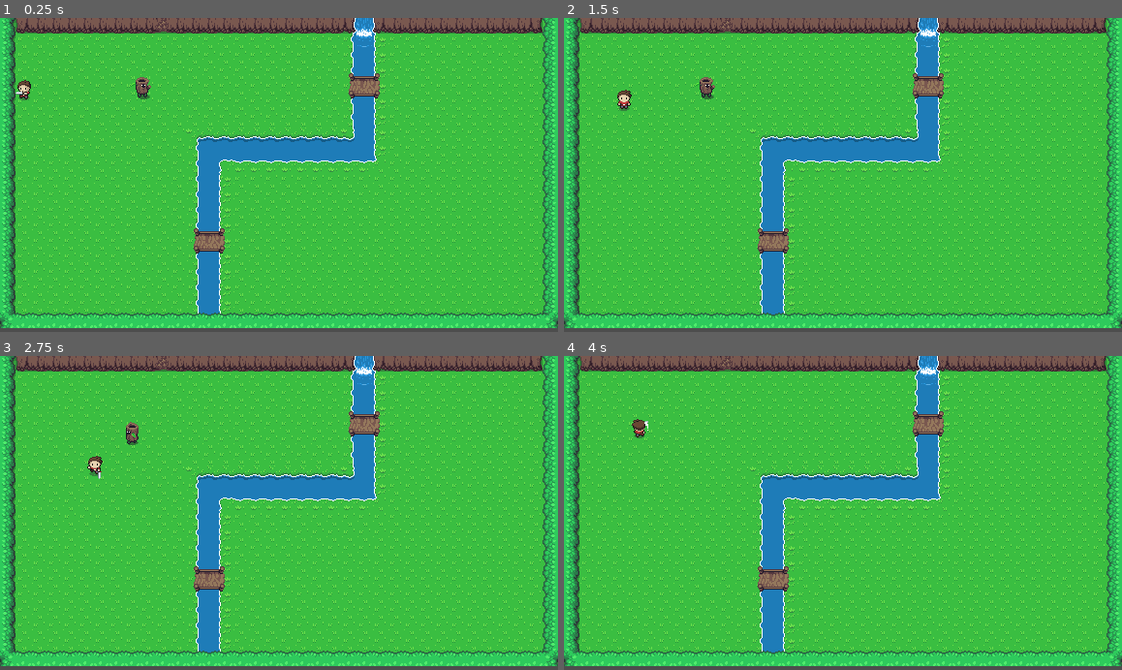
Above: before the commit, frames 1-4 (two rows, left to right).
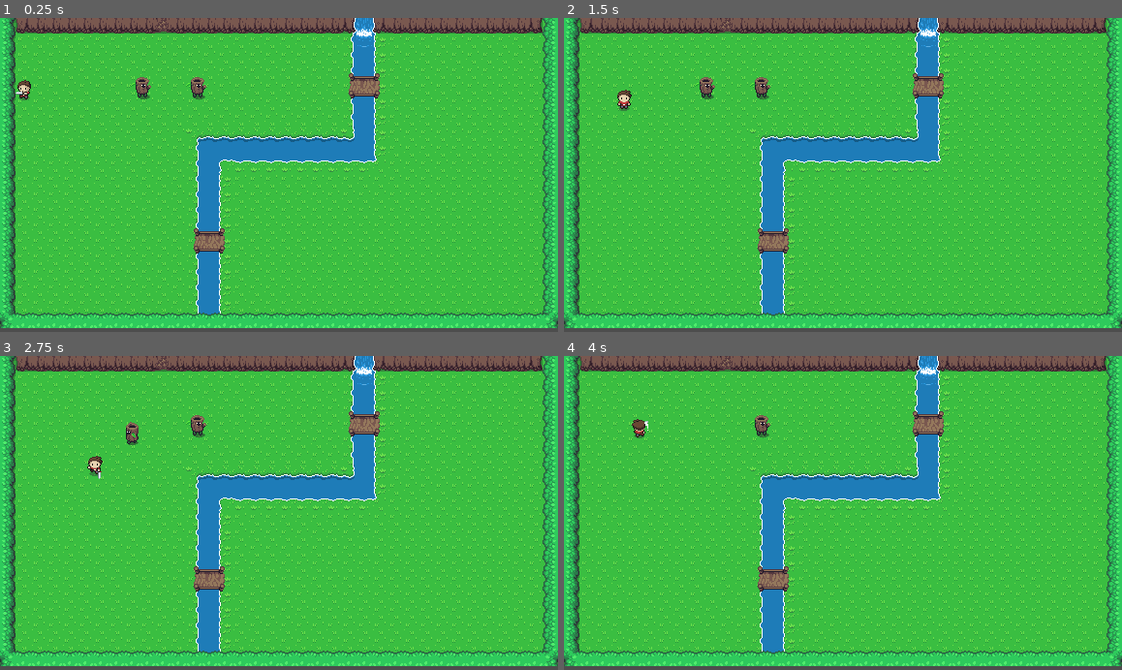
Above: after the commit, the same moments.

Repository: JojSh/Choppa
Game: Godot game, scene res://main.tscn
The game is run twice, just before and just after one commit, with the same random seed, the same clock (stepped at 60 frames per second) and the same inputs.
Inputs:
- Up to frame 1 (0.25 s): no input
- Up to frame 2 (1.5 s): tap Enter at 0.5 s; hold Right (move_right) 0.53-1.28 s; tap Space (attack) at 0.6, 1.35 s; hold Down (move_down) from 1.28 s (still down)
- Up to frame 3 (2.75 s): release Down (move_down) at 2.03 s; hold Right (move_right) from 2.03 s (still down); tap Space (attack) at 2.1 s
- Up to frame 4 (4 s): release Right (move_right) at 2.78 s; hold Up (move_up) 2.78-3.53 s; tap Space (attack) at 2.85, 3.6 s; hold Left (move_left) from 3.53 s (still down)

The runs differ from the first frame. In frame 1, 0.2% of the frame differs, in the area x 33-37%, y 18-26%; in frame 2, 0.2%; in frame 3, 0.2%; in frame 4, 0.2%.

Commit message:
Refactored player hit registering - Used signals to register hits on enemy

Diff:
--- a/Enemy.gd
+++ b/Enemy.gd
@@ -2,13 +2,16 @@
 
 var awarenessRadius : int = 80
 var direction : Vector2
-@onready var target = get_node("/root/Main/Player")
+@onready var player = get_node("/root/Main/Player")
+
+func _ready():
+	player.hit_enemy.connect(take_damage)
 
 func _physics_process (delta):
-	var distanceToTarget = position.distance_to(target.position)
+	var distanceToTarget = position.distance_to(player.position)
 
 	if distanceToTarget < awarenessRadius:
-		direction = (target.position - position).normalized()
+		direction = (player.position - position).normalized()
 		velocity = direction * 40
 		move_and_slide()
 
@@ -29,3 +32,7 @@
 
 func die ():
 	queue_free()
+
+func take_damage(collider):
+	if collider == self:
+		die()
--- a/Player.gd
+++ b/Player.gd
@@ -1,4 +1,6 @@
 extends CharacterBody2D
+
+signal hit_enemy(collider)
 
 var move_speed_px : int = 50
 var facing_direction : Vector2 = Vector2()
@@ -13,9 +15,14 @@
 
 	if Input.is_action_just_pressed("attack"):
 		handle_attack_animation()
-		if $AttackRaycast.is_colliding() and $AttackRaycast.get_collider().is_in_group("Enemies"):
-			if $AttackRaycast.get_collider().has_method("die"):
-				$AttackRaycast.get_collider().die()
+		if colliding_with_enemy():
+			register_hit_on_enemy()
+
+func colliding_with_enemy():
+	return $AttackRaycast.is_colliding() and $AttackRaycast.get_collider().is_in_group("Enemies")
+
+func register_hit_on_enemy():
+	emit_signal("hit_enemy", $AttackRaycast.get_collider())
 
 func handle_walking_animation (direction):
 	if not $AnimatedSprite2D.is_playing():
--- a/main.tscn
+++ b/main.tscn
@@ -3293,11 +3293,6 @@
 layer_0/name = "Base"
 layer_0/tile_data = PackedInt32Array(0, 0, 0, 65536, 0, 0, 131072, 0, 0, 196608, 0, 0, 262144, 0, 0, 327680, 0, 0, 3932 …(10508 unchanged characters)…
 layer_1/name = "Detail"
-layer_1/enabled = true
-layer_1/modulate = Color(1, 1, 1, 1)
-layer_1/y_sort_enabled = false
-layer_1/y_sort_origin = 0
-layer_1/z_index = 0
 layer_1/tile_data = PackedInt32Array(35, 393216, 18, 65571, 393216, 18, 131107, 393216, 18, 196643, 393216, 18, 262179, …(2289 unchanged characters)…
 
 [node name="Enemy" parent="." instance=ExtResource("3_pyo4f")]
@@ -3305,3 +3300,6 @@
 
 [node name="Player" parent="." instance=ExtResource("2_rp60p")]
 position = Vector2(25, 75)
+
+[node name="Enemy2" parent="." instance=ExtResource("3_pyo4f")]
+position = Vector2(204, 70)
--- a/project.godot
+++ b/project.godot
@@ -12,7 +12,7 @@
 
 config/name="Choppa"
 run/main_scene="res://main.tscn"
-config/features=PackedStringArray("4.1", "Forward Plus")
+config/features=PackedStringArray("4.2", "Forward Plus")
 config/icon="res://icon.svg"
 
 [display]
